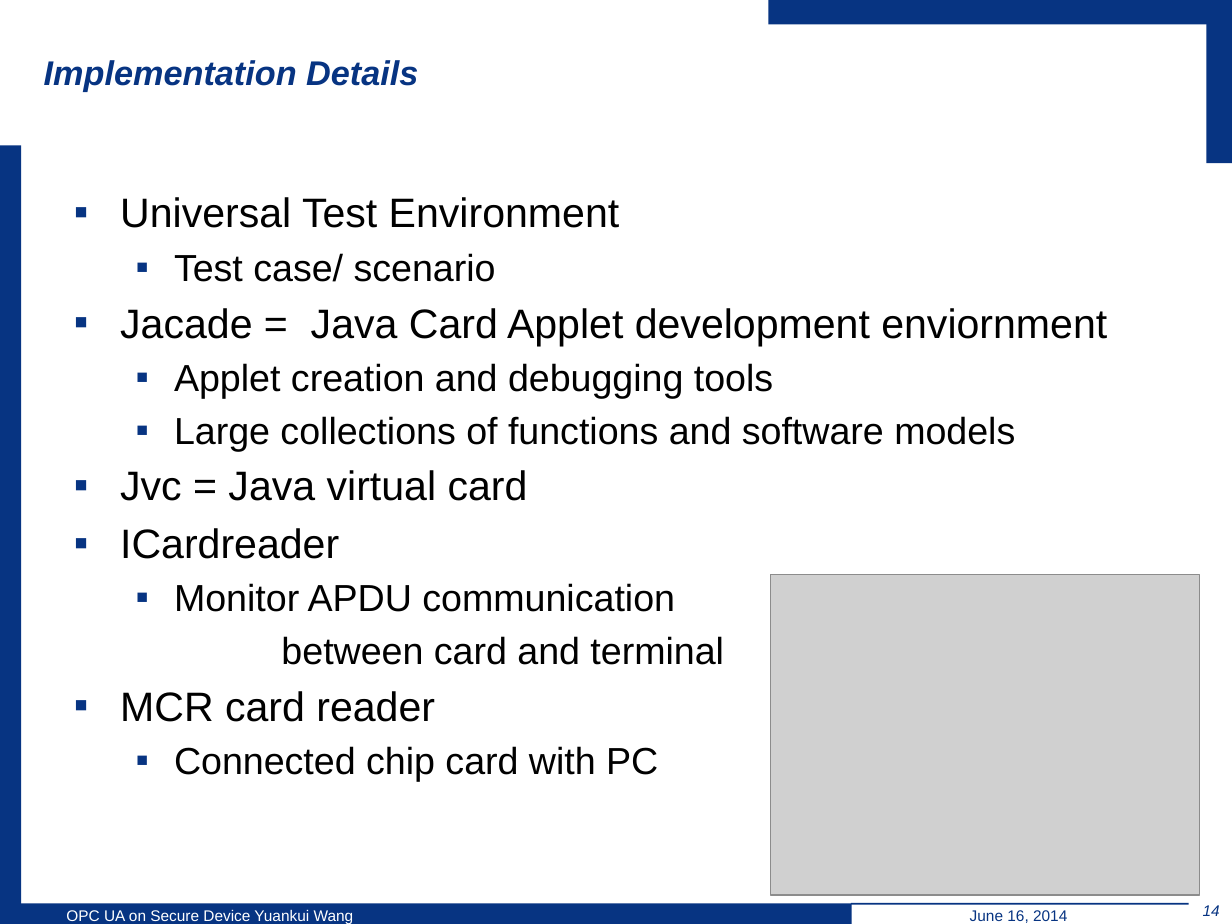
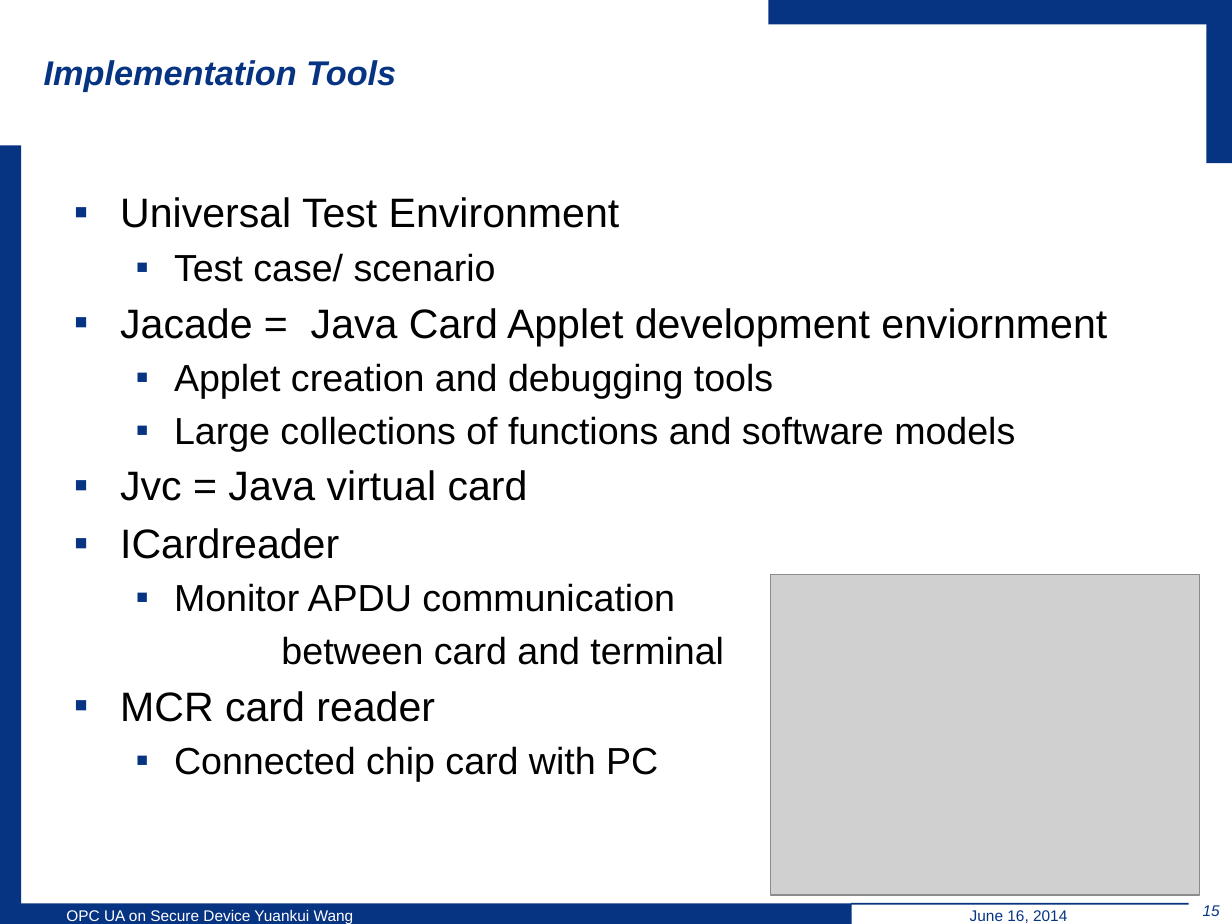
Before and after one commit to wsuetholz/opc-ua-wangyk-upb-morpho, a slide deck: slide 15 of ppt/6-18/Yuankui Wang Presentation 18 06.pptx (slide 14 before the commit). Drawn at 1232x924 pixels with LibreOffice and Linux fonts; fonts in the diff are those of the drawing; grey boxes stand for pictures; background and template pictures are left out. Boxes give left, top, right and bottom in pixels: in the first picture for what was removed or moved away, otherwise in the second. Text is boxed around its words. In the diff, an @@ line names an element or a change of style, - is before the commit and + after.

```diff
--- a/ppt/6-18/Yuankui Wang Presentation 18 06.pptx
+++ b/ppt/6-18/Yuankui Wang Presentation 18 06.pptx
@@ title at (44, 60, 396, 91): text changed @@
-Implementation Details
+Implementation Tools
@@ page number at (1203, 905, 1220, 916): text changed @@
-14
+15
```
Also in this commit, not shown: 2 other slides changed, 1 slide added, 1 other file.
